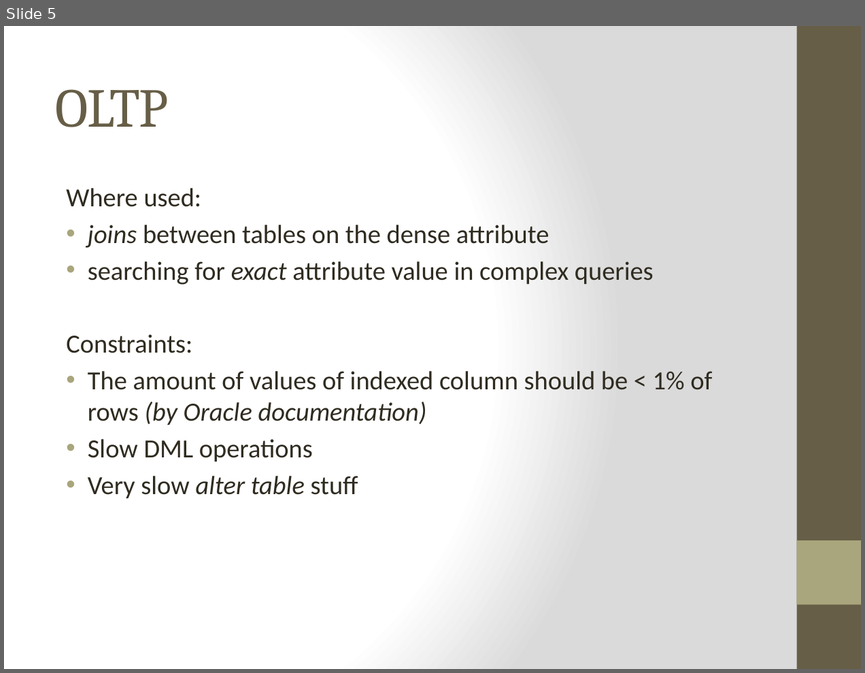
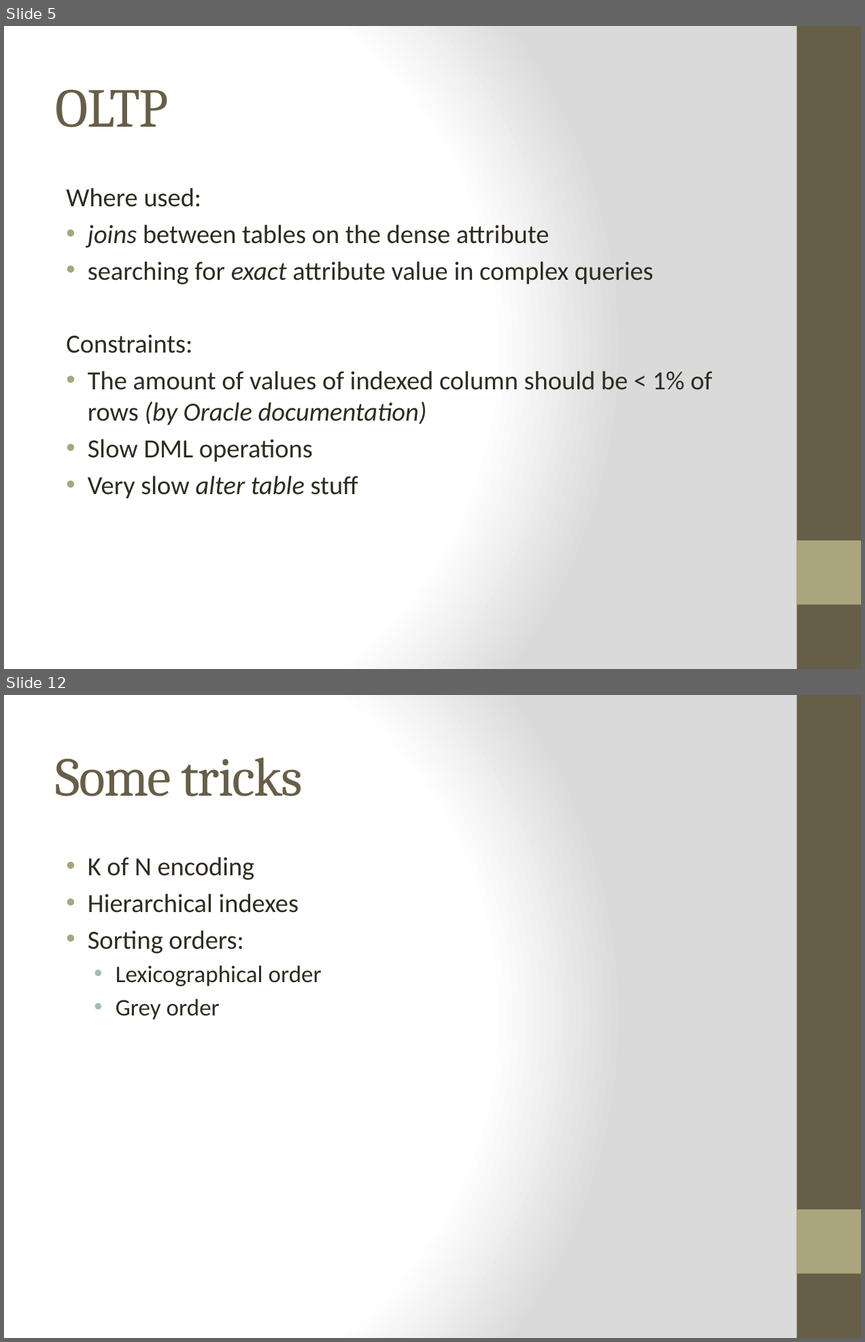
Before and after one commit to Dzess/DMARF, a slide deck: presentation/bitmap-compression/bitmap-index-compression.pptx. Shown one above the other, each under a label of ours: slide 5 before the commit, slides 5 and 12 after it; the slides between them are not shown. The pictures are 865x673 and 865x1342 pixels, drawn with LibreOffice and Linux fonts; fonts in the diff are those of the drawing. Boxes give left, top, right and bottom in pixels: in the first picture for what was removed or moved away, otherwise in the second. Text is boxed around its words. In the diff, an @@ line names an element or a change of style, - is before the commit and + after.

```diff
--- a/presentation/bitmap-compression/bitmap-index-compression.pptx
+++ b/presentation/bitmap-compression/bitmap-index-compression.pptx
@@ slide 12 added at <box>4,695,861,1338</box>, background gradient #FFFFFF to #DADADA; not listed: 2 template elements that a slide beside it also shows @@
@@ title added at <box>56,758,303,796</box>, 46 pt, text #675E47 @@
+Some tricks
@@ text added at <box>88,857,322,1019</box>, 22 pt, text #2F2B20 @@
+• K of N encoding
+• Hierarchical indexes
+• Sorting orders:
+  • Lexicographical order
+  • Grey order
```
Also in this commit, not shown: 3 slides changed, 7 other slides added, 3 slides removed.
